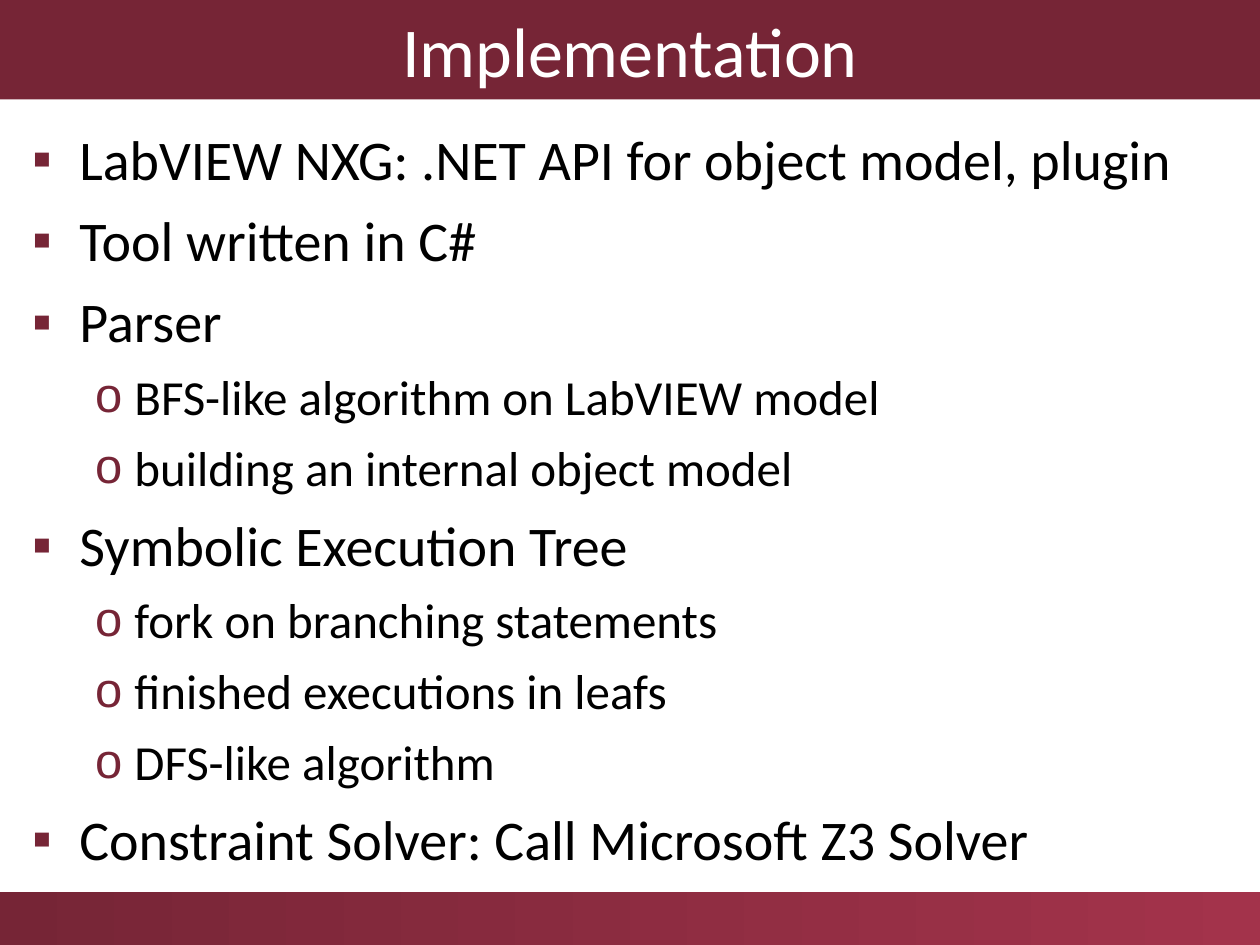
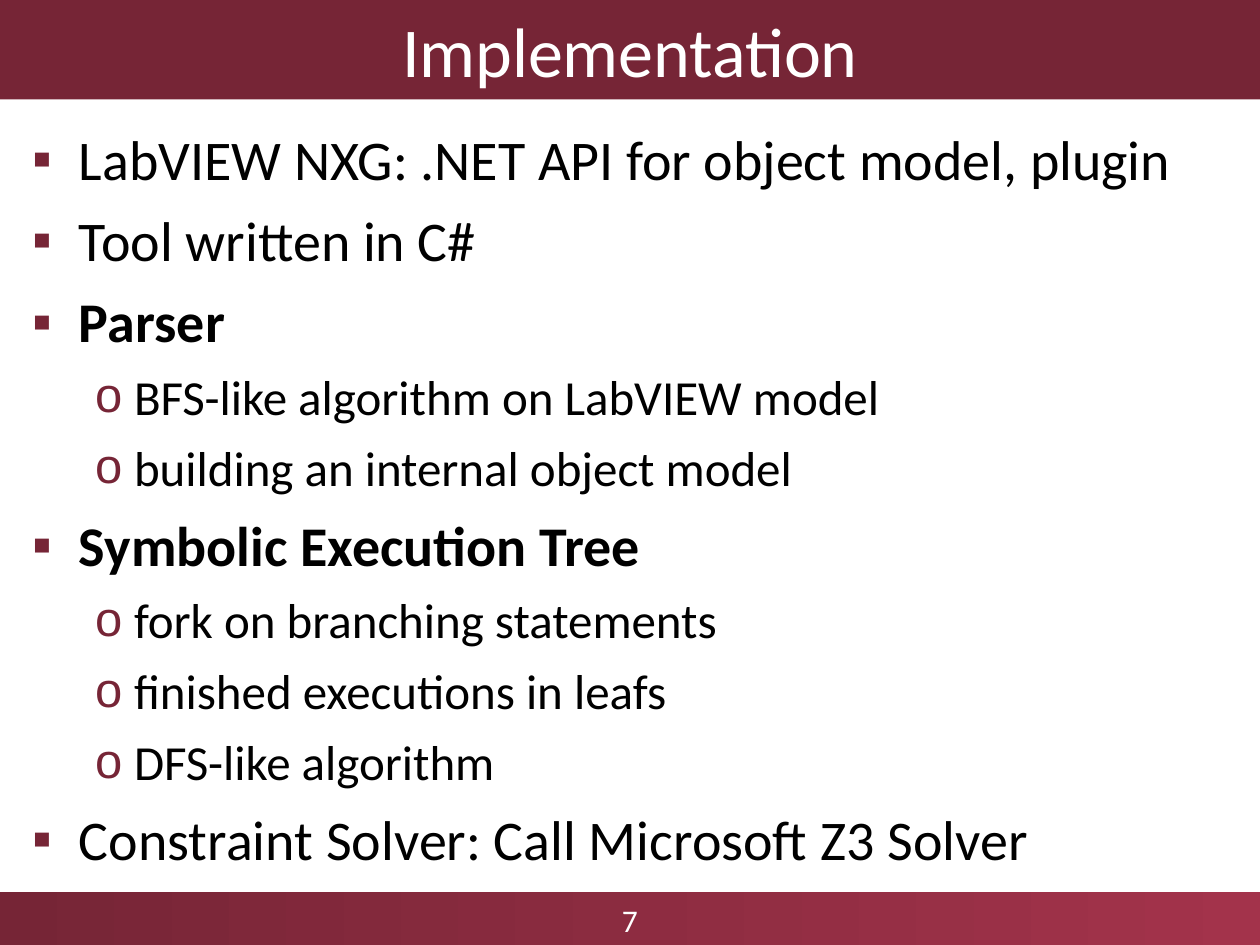
Before and after one commit to aronszabo/thesis-labview-testing, a slide deck: slide 7 of ftsrg-presentation.ppt. Drawn at 1260x945 pixels with LibreOffice and Linux fonts; fonts in the diff are those of the drawing; background and template pictures are left out. Boxes give left, top, right and bottom in pixels: in the first picture for what was removed or moved away, otherwise in the second. Text is boxed around its words. In the diff, an @@ line names an element or a change of style, - is before the commit and + after.

```diff
--- a/ftsrg-presentation.ppt
+++ b/ftsrg-presentation.ppt
@@ text "LabVIEW NXG: .NET API for ..." at [79, 141, 1170, 861]: bold on in "Parser", "Symbolic Execution Tree"; indent changed @@
@@ text added at [622, 911, 638, 932], 18 pt, text #FFFFFF @@
+7
```
Also in this commit, not shown: 8 other slides changed, 3 slides added.
